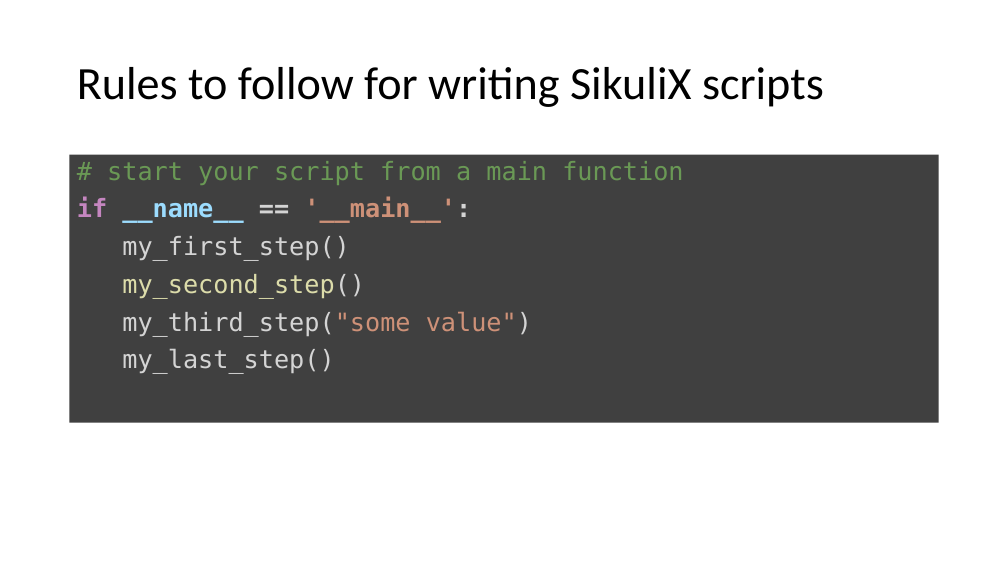
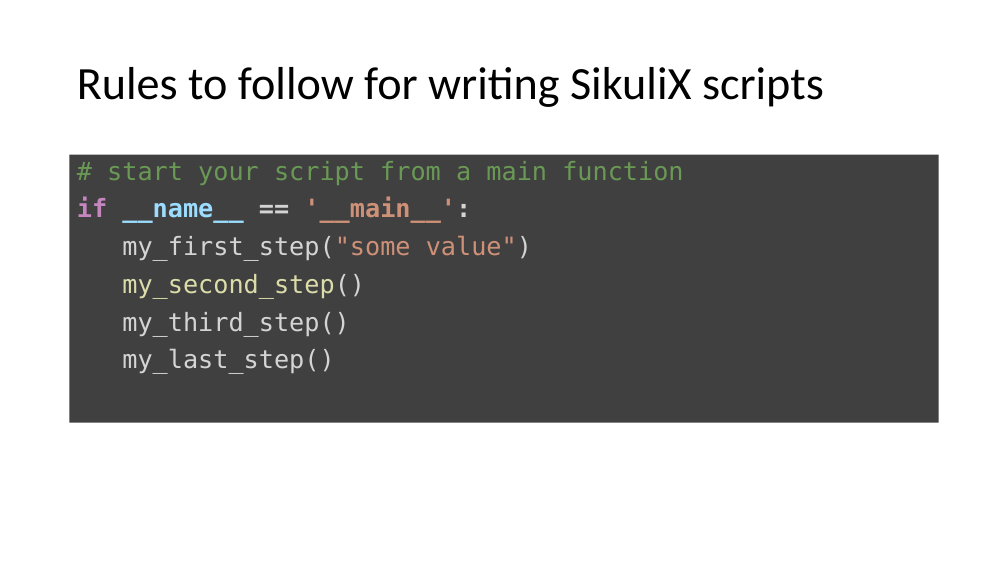
Before and after one commit to LO-RAN/dt_sikulix_bridge, a slide deck: slide 11 of documentation/dt_sikulix_bridge.pptx (slide 9 before the commit). Drawn at 1008x567 pixels with LibreOffice and Linux fonts; fonts in the diff are those of the drawing. Boxes give left, top, right and bottom in pixels: in the first picture for what was removed or moved away, otherwise in the second. Text is boxed around its words. In the diff, an @@ line names an element or a change of style, - is before the commit and + after.

```diff
--- a/documentation/dt_sikulix_bridge.pptx
+++ b/documentation/dt_sikulix_bridge.pptx
@@ text at (122, 236, 532, 261): text changed @@
-my_first_step()
+my_first_step("some value")
@@ text at (122, 312, 350, 337): text changed @@
-my_third_step("some value")
+my_third_step()
```
Also in this commit, not shown: 9 other slides changed, 2 slides added, 4 slides removed.
